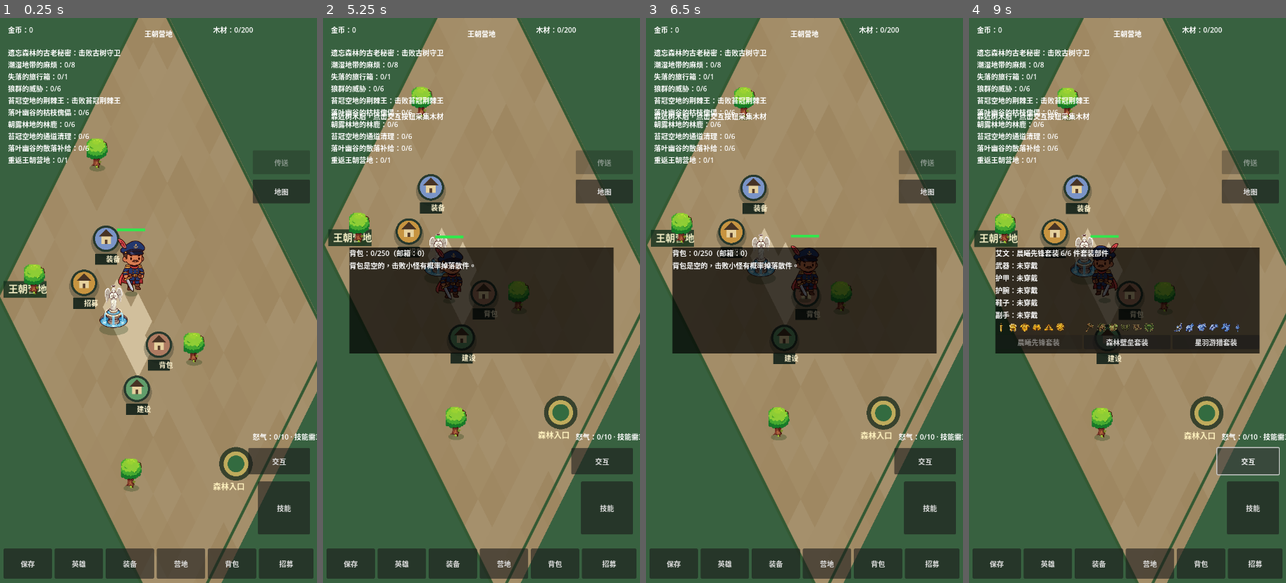
Above: before the commit, frames 1-4 (left to right).
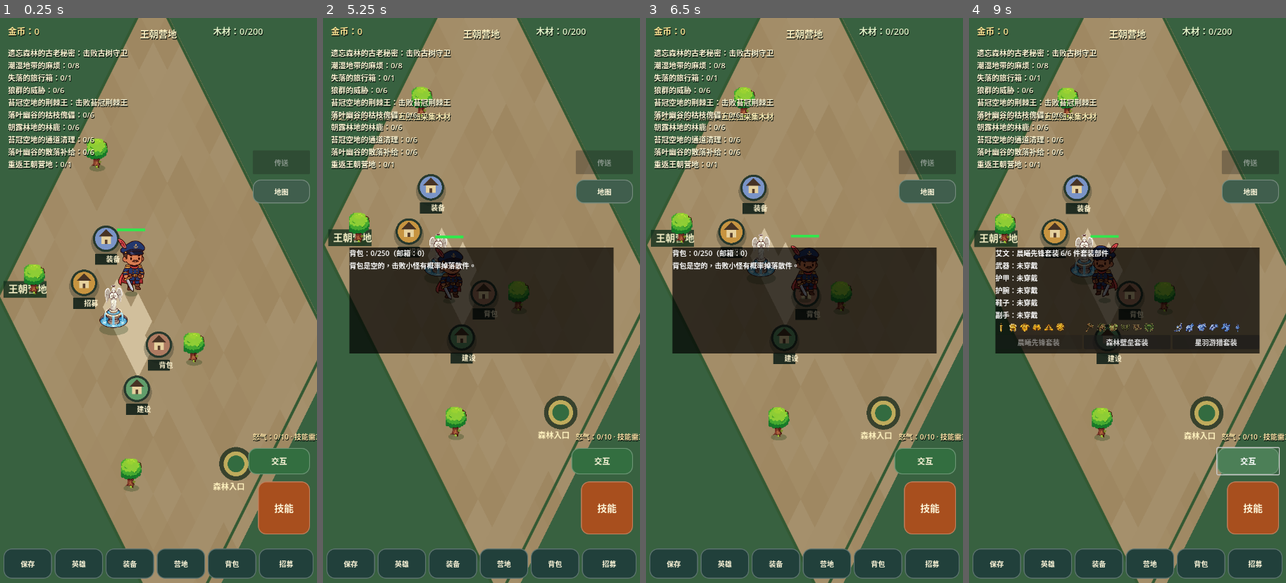
Above: after the commit, the same moments.

Repository: oneyi53/game
Game: Godot game, scene res://scenes/main.tscn
The game is run twice, just before and just after one commit, with the same random seed, the same clock (stepped at 60 frames per second) and the same inputs.
Inputs (mouse positions are in pixels of both pictures, inside the frame that each line leads up to):
- Up to frame 1 (0.25 s): no input
- Up to frame 2 (5.25 s): tap Enter at 0.5 s; move the mouse to (551, 272) at 0.52 s; hold Right (ui_right) 0.53-1.25 s; tap E at 0.6, 5.1 s; click (551, 272) at 0.67 s; tap Space at 0.77, 3.77 s; drag from (418, 328) to (465, 413) at 1.27 s; move the mouse to (513, 176) at 2.02 s; hold Right (ui_right) 2.03-2.75 s; tap Q at 2.1 s; drag from (465, 413) to (386, 215) at 2.77 s; move the mouse to (576, 385) at 3.52 s; hold Left (ui_left) 3.53-4.25 s; tap B at 3.6 s; drag from (386, 215) to (433, 159) at 4.27 s; move the mouse to (497, 300) at 5.02 s; hold Down (ui_down) from 5.03 s (still down); click (497, 300) at 5.17 s
- Up to frame 3 (6.5 s): release Down (ui_down) at 5.75 s; drag from (756, 159) to (741, 328) at 5.77 s
- Up to frame 4 (9 s): move the mouse to (1197, 272) at 6.52 s; hold Up (ui_up) 6.53-7.25 s; tap Q at 6.6 s; tap Space at 6.77 s; drag from (1064, 328) to (1111, 413) at 7.27 s; click "技能" at 8 s; click "交互" at 8.75 s

The runs differ from the first frame. In frame 1, 9.4% of the frame differs, in the area x 1-100%, y 1-100%; in frame 2, 8.7%; in frame 3, 8.7%; in frame 4, 8.7%.

Commit message:
Add mobile RPG HUD styling and current region display

Diff:
--- a/scripts/ui/hud.gd
+++ b/scripts/ui/hud.gd
@@ -27,6 +27,7 @@
 @onready var cooldown_label: Label = $CooldownLabel
 @onready var teleport_button: Button = $TeleportButton
 @onready var map_button: Button = $MapButton
+@onready var map_name_label: Label = $MapNameLabel
 
 func _ready() -> void:
     skill_button.pressed.connect(_on_skill_button_pressed)
@@ -40,6 +41,53 @@
     teleport_button.pressed.connect(_on_teleport_button_pressed)
     map_button.pressed.connect(_on_map_button_pressed)
     teleport_button.disabled = true
+    _style_label(gold_label, 20, Color(1.0, 0.9, 0.58))
+    _style_label(wood_label, 20, Color(0.88, 0.95, 0.78))
+    _style_label(quest_label, 17, Color(1.0, 0.97, 0.84))
+    _style_label(message_label, 17, Color(1.0, 0.94, 0.72))
+    _style_label(cooldown_label, 16, Color(1.0, 0.9, 0.66))
+    _style_label(map_name_label, 21, Color(1.0, 0.96, 0.78))
+    _style_button(skill_button, Color(0.66, 0.31, 0.12), 22)
+    _style_button(interact_button, Color(0.2, 0.43, 0.25), 18)
+    for button in [save_button, hero_button, equip_button, camp_button, backpack_button, recruit_button]:
+        _style_button(button, Color(0.13, 0.25, 0.23), 16)
+    _style_button(teleport_button, Color(0.25, 0.37, 0.3), 16)
+    _style_button(map_button, Color(0.25, 0.37, 0.3), 16)
+
+
+
+func set_region_name(region_name: String) -> void:
+    map_name_label.text = region_name
+
+
+func _style_label(label: Label, font_size: int, font_color: Color) -> void:
+    label.add_theme_font_size_override("font_size", font_size)
+    label.add_theme_color_override("font_color", font_color)
+    label.add_theme_color_override("font_shadow_color", Color(0.03, 0.06, 0.04, 0.95))
+    label.add_theme_constant_override("shadow_offset_x", 1)
+    label.add_theme_constant_override("shadow_offset_y", 2)
+
+
+func _style_button(button: Button, fill: Color, font_size: int) -> void:
+    var normal := StyleBoxFlat.new()
+    normal.bg_color = fill
+    normal.border_color = fill.lightened(0.28)
+    normal.set_border_width_all(2)
+    normal.set_corner_radius_all(18)
+    normal.content_margin_left = 8.0
+    normal.content_margin_right = 8.0
+    normal.content_margin_top = 6.0
+    normal.content_margin_bottom = 6.0
+    var hover := normal.duplicate() as StyleBoxFlat
+    hover.bg_color = fill.lightened(0.12)
+    var pressed := normal.duplicate() as StyleBoxFlat
+    pressed.bg_color = fill.darkened(0.16)
+    button.add_theme_stylebox_override("normal", normal)
+    button.add_theme_stylebox_override("hover", hover)
+    button.add_theme_stylebox_override("pressed", pressed)
+    button.add_theme_color_override("font_color", Color(1.0, 0.97, 0.86))
+    button.add_theme_color_override("font_hover_color", Color.WHITE)
+    button.add_theme_font_size_override("font_size", font_size)
 
 func set_gold(amount: int) -> void:
     gold_label.text = "金币：" + str(amount)
